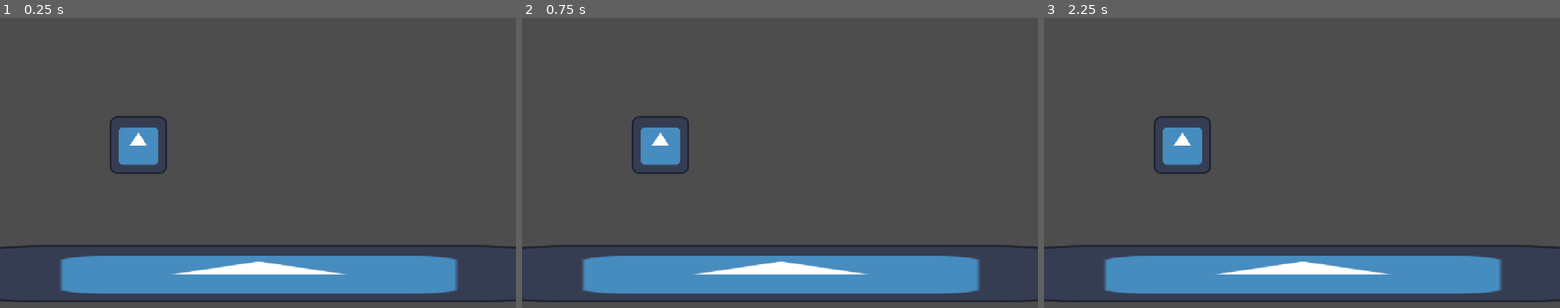
Above: before the commit, frames 1-3 (left to right).
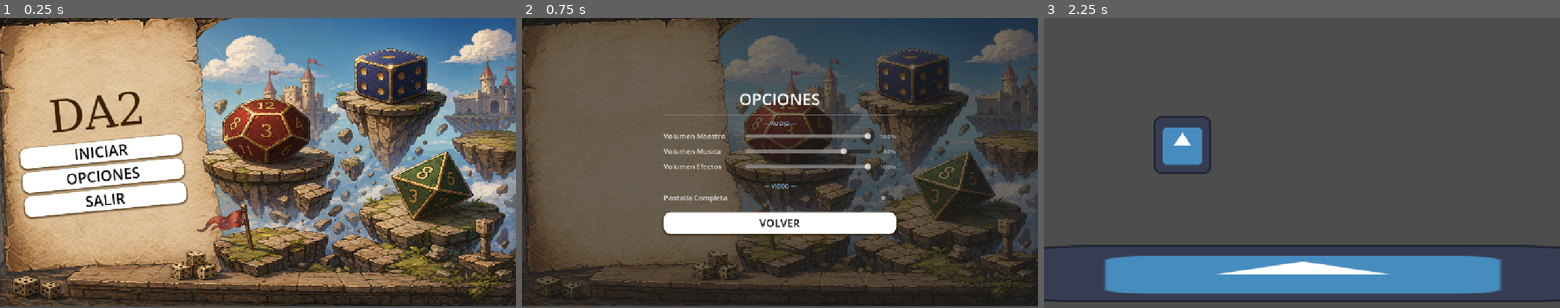
Above: after the commit, the same moments.

Repository: Pablo7776/Motores_Graficos
Game: Godot game, scene res://Escenas/menu_principal.tscn
Two runs of this game, one before a commit and one after it. Both use one fixed random seed, a clock stepped at 60 frames per second and the inputs below. Before the commit the project starts from res://juego/main.tscn. The engine's default icon, where the game draws it, is replaced by a stand-in: a white triangle on a blue panel in a dark square.
Inputs (mouse positions are in pixels of both pictures, inside the frame that each line leads up to):
- Up to frame 1 (0.25 s): no input
- Up to frame 2 (0.75 s): click (625, 174) at 0.5 s, where only the run after the commit has a clickable "OPCIONES"
- Up to frame 3 (2.25 s): click (1302, 223) at 1.25 s, where only the run after the commit has a clickable "VOLVER"; click (1147, 151) at 2 s, where only the run after the commit has a clickable "INICIAR"

The runs differ from the first frame. In frame 1, 95% of the frame differs, in the area x 0-100%, y 0-100%; in frame 2, 76%; in frame 3, nothing differs.

Commit message:
agregue el menú principal

Diff:
--- /dev/null
+++ b/da-2-zafarrancho/Escenas/MenuScripts/MusicManager.gd
@@ -0,0 +1,33 @@
+extends Node
+
+var musica : AudioStreamPlayer
+
+func _ready():
+	musica = AudioStreamPlayer.new()
+	musica.bus = "Music"
+	add_child(musica)
+
+	var stream = load("res://Recursos/MainMenu/TestMusic.mp3")
+	if stream:
+		stream.loop = true
+		musica.stream = stream
+		_apply_saved_volume()
+		musica.play()
+
+
+func _apply_saved_volume():
+	var config = ConfigFile.new()
+	if config.load("user://settings.cfg") == OK:
+		var vol = config.get_value("audio", "music", 1.0)
+		AudioServer.set_bus_volume_db(
+			AudioServer.get_bus_index("Music"),
+			linear_to_db(vol)
+		)
+
+
+func set_volume(value: float):
+	AudioServer.set_bus_volume_db(
+		AudioServer.get_bus_index("Music"),
+		linear_to_db(value)
+	)
+	AudioServer.set_bus_mute(AudioServer.get_bus_index("Music"), value <= 0.0)
--- /dev/null
+++ b/da-2-zafarrancho/Escenas/MenuScripts/control_de_audio.gd
@@ -0,0 +1,20 @@
+extends HSlider
+
+func _ready():
+	# Cargar volumen guardado
+	var config = ConfigFile.new()
+	if config.load("user://settings.cfg") == OK:
+		var vol = config.get_value("audio", "music", 1.0)
+		set_value_no_signal(vol)
+		MusicManager.set_volume(vol)
+	else:
+		set_value_no_signal(1.0)
+
+
+func _on_value_changed(value: float) -> void:
+	MusicManager.set_volume(value)
+	# Guardar preferencia
+	var config = ConfigFile.new()
+	config.load("user://settings.cfg")
+	config.set_value("audio", "music", value)
+	config.save("user://settings.cfg")
--- /dev/null
+++ b/da-2-zafarrancho/Escenas/MenuScripts/menu_principal.gd
@@ -0,0 +1,103 @@
+extends Control
+
+@onready var main_buttons    : VBoxContainer = $MainButtons
+@onready var opciones        : Panel         = $Opciones
+@onready var master_slider   : HSlider       = $Opciones/CenterContainer/VBox/RowMaster/MasterSlider
+@onready var music_slider    : HSlider       = $Opciones/CenterContainer/VBox/RowMusic/MusicSlider
+@onready var sfx_slider      : HSlider       = $Opciones/CenterContainer/VBox/RowSFX/SFXSlider
+@onready var fullscreen_check: CheckButton   = $Opciones/CenterContainer/VBox/RowFullscreen/FullscreenCheck
+@onready var label_master_val: Label         = $Opciones/CenterContainer/VBox/RowMaster/LabelMasterVal
+@onready var label_music_val : Label         = $Opciones/CenterContainer/VBox/RowMusic/LabelMusicVal
+@onready var label_sfx_val   : Label         = $Opciones/CenterContainer/VBox/RowSFX/LabelSFXVal
+
+
+func _ready():
+	main_buttons.visible = true
+	opciones.visible = false
+	_load_settings()
+
+#Botones del menú
+
+func _on_iniciar_pressed() -> void:
+	get_tree().change_scene_to_file("res://juego/main.tscn")
+
+func _on_ajustes_pressed() -> void:
+	main_buttons.visible = false
+	opciones.visible = true
+
+func _on_salir_pressed() -> void:
+	get_tree().quit()
+
+func _on_volver_pressed() -> void:
+	main_buttons.visible = true
+	opciones.visible = false
+
+
+#Sliders de audio
+
+func _on_master_slider_value_changed(value: float) -> void:
+	AudioServer.set_bus_volume_db(AudioServer.get_bus_index("Master"), linear_to_db(value))
+	label_master_val.text = str(int(value * 100)) + "%"
+	_save_settings()
+
+func _on_music_slider_value_changed(value: float) -> void:
+	MusicManager.set_volume(value)
+	label_music_val.text = str(int(value * 100)) + "%"
+	_save_settings()
+
+func _on_sfx_slider_value_changed(value: float) -> void:
+	AudioServer.set_bus_volume_db(AudioServer.get_bus_index("SFX"), linear_to_db(value))
+	label_sfx_val.text = str(int(value * 100)) + "%"
+	_save_settings()
+
+
+#Pantalla completa
+
+func _on_fullscreen_check_toggled(toggled_on: bool) -> void:
+	if toggled_on:
+		DisplayServer.window_set_mode(DisplayServer.WINDOW_MODE_FULLSCREEN)
+	else:
+		DisplayServer.window_set_mode(DisplayServer.WINDOW_MODE_WINDOWED)
+	_save_settings()
+
+
+# Guarda o carga os valores para recordarki
+
+func _save_settings():
+	var config = ConfigFile.new()
+	config.set_value("audio", "master",      master_slider.value)
+	config.set_value("audio", "music",       music_slider.value)
+	config.set_value("audio", "music_muted", music_slider.value <= 0.0)
+	config.set_value("audio", "sfx",         sfx_slider.value)
+	config.set_value("video", "fullscreen",  fullscreen_check.button_pressed)
+	config.save("user://settings.cfg")
+
+
+func _load_settings():
+	var config = ConfigFile.new()
+	var master_vol := 1.0
+	var music_vol  := 0.8
+	var sfx_vol    := 1.0
+	var fullscreen := false
+
+	if config.load("user://settings.cfg") == OK:
+		master_vol = config.get_value("audio", "master",     1.0)
+		music_vol  = config.get_value("audio", "music",      0.8)
+		sfx_vol    = config.get_value("audio", "sfx",        1.0)
+		fullscreen = config.get_value("video", "fullscreen", false)
+
+	master_slider.set_value_no_signal(master_vol)
+	music_slider.set_value_no_signal(music_vol)
+	sfx_slider.set_value_no_signal(sfx_vol)
+	fullscreen_check.set_pressed_no_signal(fullscreen)
+
+	label_master_val.text = str(int(master_vol * 100)) + "%"
+	label_music_val.text  = str(int(music_vol  * 100)) + "%"
+	label_sfx_val.text    = str(int(sfx_vol    * 100)) + "%"
+
+	AudioServer.set_bus_volume_db(AudioServer.get_bus_index("Master"), linear_to_db(master_vol))
+	MusicManager.set_volume(music_vol)
+	AudioServer.set_bus_volume_db(AudioServer.get_bus_index("SFX"),    linear_to_db(sfx_vol))
+
+	if fullscreen:
+		DisplayServer.window_set_mode(DisplayServer.WINDOW_MODE_FULLSCREEN)
--- /dev/null
+++ b/da-2-zafarrancho/Escenas/main.tscn
@@ -0,0 +1,6 @@
+[gd_scene format=3 uid="uid://i4cbgomn6rf"]
+
+[ext_resource type="Script" path="res://Scripts/main.gd" id="1_6lbni"]
+
+[node name="Main" type="Node2D" unique_id=2115022120]
+script = ExtResource("1_6lbni")
--- /dev/null
+++ b/da-2-zafarrancho/Escenas/menu_principal.tscn
@@ -0,0 +1,304 @@
+[gd_scene format=3 uid="uid://c5ddxja50ofgc"]
+
+[ext_resource type="Script" uid="uid://brsp54q2bvlyg" path="res://Escenas/MenuScripts/menu_principal.gd" id="1_ft1ng"]
+[ext_resource type="Texture2D" uid="uid://6fnv63ciaajg" path="res://Recursos/MainMenu/da2.png" id="2_qncgo"]
+
+[sub_resource type="StyleBoxTexture" id="StyleBoxTexture_gmcsc"]
+texture = ExtResource("2_qncgo")
+
+[sub_resource type="FontFile" id="FontFile_ul6ys"]
+subpixel_positioning = 0
+msdf_pixel_range = 14
+msdf_size = 128
+cache/0/variation_coordinates = {}
+cache/0/face_index = 0
+cache/0/embolden = 0.0
+cache/0/transform = Transform2D(1, 0, 0, 1, 0, 0)
+cache/0/spacing_top = 0
+cache/0/spacing_bottom = 0
+cache/0/spacing_space = 0
+cache/0/spacing_glyph = 0
+cache/0/baseline_offset = 0.0
+cache/0/16/0/ascent = 0.0
+cache/0/16/0/descent = 0.0
+cache/0/16/0/underline_position = 0.0
+cache/0/16/0/underline_thickness = 0.0
+cache/0/16/0/scale = 1.0
+cache/0/100/0/ascent = 0.0
+cache/0/100/0/descent = 0.0
+cache/0/100/0/underline_position = 0.0
+cache/0/100/0/underline_thickness = 0.0
+cache/0/100/0/scale = 1.0
+
+[sub_resource type="StyleBoxFlat" id="StyleBoxFlat_x7udj"]
+bg_color = Color(1, 1, 1, 1)
+corner_radius_top_left = 16
+corner_radius_top_right = 16
+corner_radius_bottom_right = 16
+corner_radius_bottom_left = 16
+shadow_color = Color(0.17229274, 0.10222187, 2.4065375e-08, 0.6)
+shadow_size = 5
+shadow_offset = Vector2(0, 2)
+
+[sub_resource type="StyleBoxFlat" id="StyleBoxFlat_bj1uy"]
+corner_radius_top_left = 16
+corner_radius_top_right = 16
+corner_radius_bottom_right = 16
+corner_radius_bottom_left = 16
+
+[node name="MenuPrincipal" type="Control" unique_id=37096229]
+process_mode = 1
+layout_mode = 3
+anchors_preset = 15
+anchor_right = 1.0
+anchor_bottom = 1.0
+offset_top = -5.0
+offset_bottom = -5.0
+grow_horizontal = 2
+grow_vertical = 2
+script = ExtResource("1_ft1ng")
+
+[node name="Fondo" type="Panel" parent="." unique_id=999977175]
+layout_mode = 1
+anchors_preset = 15
+anchor_right = 1.0
+anchor_bottom = 1.0
+grow_horizontal = 2
+grow_vertical = 2
+theme_override_styles/panel = SubResource("StyleBoxTexture_gmcsc")
+
+[node name="MainButtons" type="VBoxContainer" parent="." unique_id=646690541]
+layout_mode = 1
+anchors_preset = -1
+anchor_left = 0.19600001
+anchor_top = 0.45700002
+anchor_right = 0.19600001
+anchor_bottom = 0.45700002
+offset_left = -193.38858
+offset_top = -82.33693
+offset_right = 169.30406
+offset_bottom = 131.68515
+grow_vertical = 2
+rotation = -0.09599311
+theme_override_constants/separation = 8
+
+[node name="DA2" type="Label" parent="MainButtons" unique_id=1762472791]
+layout_mode = 2
+size_flags_horizontal = 4
+theme_override_colors/font_color = Color(0.23029631, 0.12182859, 0, 1)
+theme_override_fonts/font = SubResource("FontFile_ul6ys")
+theme_override_font_sizes/font_size = 100
+text = "DA2"
+
+[node name="iniciar" type="Button" parent="MainButtons" unique_id=706880976]
+layout_mode = 2
+size_flags_vertical = 3
+theme_override_colors/font_color = Color(0, 0, 0, 1)
+theme_override_colors/font_focus_color = Color(1, 1, 1, 1)
+theme_override_font_sizes/font_size = 33
+theme_override_styles/normal = SubResource("StyleBoxFlat_x7udj")
+theme_override_styles/hover = SubResource("StyleBoxFlat_bj1uy")
+text = "INICIAR"
+
+[node name="ajustes" type="Button" parent="MainButtons" unique_id=446031062]
+layout_mode = 2
+size_flags_vertical = 3
+theme_override_colors/font_color = Color(0, 0, 0, 1)
+theme_override_colors/font_focus_color = Color(1, 1, 1, 1)
+theme_override_font_sizes/font_size = 33
+theme_override_styles/normal = SubResource("StyleBoxFlat_x7udj")
+theme_override_styles/hover = SubResource("StyleBoxFlat_bj1uy")
+text = "OPCIONES"
+
+[node name="salir" type="Button" parent="MainButtons" unique_id=697513270]
+layout_mode = 2
+size_flags_vertical = 3
+theme_override_colors/font_color = Color(0, 0, 0, 1)
+theme_override_colors/font_focus_color = Color(1, 1, 1, 1)
+theme_override_font_sizes/font_size = 33
+theme_override_styles/normal = SubResource("StyleBoxFlat_x7udj")
+theme_override_styles/hover = SubResource("StyleBoxFlat_bj1uy")
+text = "SALIR"
+
+[node name="Opciones" type="Panel" parent="." unique_id=1199528575]
+visible = false
+layout_mode = 1
+anchors_preset = 15
+anchor_right = 1.0
+anchor_bottom = 1.0
+grow_horizontal = 2
+grow_vertical = 2
+
+[node name="CenterContainer" type="CenterContainer" parent="Opciones" unique_id=1991701220]
+layout_mode = 1
+anchors_preset = 15
+anchor_right = 1.0
+anchor_bottom = 1.0
+grow_horizontal = 2
+grow_vertical = 2
+
+[node name="VBox" type="VBoxContainer" parent="Opciones/CenterContainer" unique_id=269799218]
+custom_minimum_size = Vector2(520, 0)
+layout_mode = 2
+theme_override_constants/separation = 6
+
+[node name="Title" type="Label" parent="Opciones/CenterContainer/VBox" unique_id=1487482082]
+layout_mode = 2
+theme_override_colors/font_color = Color(1, 1, 1, 1)
+theme_override_font_sizes/font_size = 36
+text = "OPCIONES"
+horizontal_alignment = 1
+
+[node name="SepTop" type="HSeparator" parent="Opciones/CenterContainer/VBox" unique_id=1299234879]
+layout_mode = 2
+theme_override_constants/separation = 8
+
+[node name="LabelAudio" type="Label" parent="Opciones/CenterContainer/VBox" unique_id=671373944]
+layout_mode = 2
+theme_override_colors/font_color = Color(0.6, 0.8, 1, 1)
+theme_override_font_sizes/font_size = 13
+text = "— AUDIO —"
+horizontal_alignment = 1
+
+[node name="RowMaster" type="HBoxContainer" parent="Opciones/CenterContainer/VBox" unique_id=1292735536]
+layout_mode = 2
+theme_override_constants/separation = 12
+
+[node name="LabelMaster" type="Label" parent="Opciones/CenterContainer/VBox/RowMaster" unique_id=1174552103]
+custom_minimum_size = Vector2(170, 0)
+layout_mode = 2
+size_flags_horizontal = 0
+theme_override_colors/font_color = Color(0.9, 0.9, 0.9, 1)
+theme_override_font_sizes/font_size = 16
+text = "Volumen Maestro"
+vertical_alignment = 1
+
+[node name="MasterSlider" type="HSlider" parent="Opciones/CenterContainer/VBox/RowMaster" unique_id=1718313878]
+custom_minimum_size = Vector2(0, 28)
+layout_mode = 2
+size_flags_horizontal = 3
+max_value = 1.0
+step = 0.01
+value = 1.0
+
+[node name="LabelMasterVal" type="Label" parent="Opciones/CenterContainer/VBox/RowMaster" unique_id=2070231808]
+custom_minimum_size = Vector2(44, 0)
+layout_mode = 2
+size_flags_horizontal = 0
+theme_override_colors/font_color = Color(0.7, 0.7, 0.7, 1)
+theme_override_font_sizes/font_size = 14
+text = "100%"
+horizontal_alignment = 2
+vertical_alignment = 1
+
+[node name="RowMusic" type="HBoxContainer" parent="Opciones/CenterContainer/VBox" unique_id=397344767]
+layout_mode = 2
+theme_override_constants/separation = 12
+
+[node name="LabelMusic" type="Label" parent="Opciones/CenterContainer/VBox/RowMusic" unique_id=472885024]
+custom_minimum_size = Vector2(170, 0)
+layout_mode = 2
+size_flags_horizontal = 0
+theme_override_colors/font_color = Color(0.9, 0.9, 0.9, 1)
+theme_override_font_sizes/font_size = 16
+text = "Volumen Musica"
+vertical_alignment = 1
+
+[node name="MusicSlider" type="HSlider" parent="Opciones/CenterContainer/VBox/RowMusic" unique_id=526983891]
+custom_minimum_size = Vector2(0, 28)
+layout_mode = 2
+size_flags_horizontal = 3
+max_value = 1.0
+step = 0.01
+value = 0.8
+
+[node name="LabelMusicVal" type="Label" parent="Opciones/CenterContainer/VBox/RowMusic" unique_id=162688926]
+custom_minimum_size = Vector2(44, 0)
+layout_mode = 2
+size_flags_horizontal = 0
+theme_override_colors/font_color = Color(0.7, 0.7, 0.7, 1)
+theme_override_font_sizes/font_size = 14
+text = "80%"
+horizontal_alignment = 2
+vertical_alignment = 1
+
+[node name="RowSFX" type="HBoxContainer" parent="Opciones/CenterContainer/VBox" unique_id=2077824337]
+layout_mode = 2
+theme_override_constants/separation = 12
+
+[node name="LabelSFX" type="Label" parent="Opciones/CenterContainer/VBox/RowSFX" unique_id=1702272805]
+custom_minimum_size = Vector2(170, 0)
+layout_mode = 2
+size_flags_horizontal = 0
+theme_override_colors/font_color = Color(0.9, 0.9, 0.9, 1)
+theme_override_font_sizes/font_size = 16
+text = "Volumen Efectos"
+vertical_alignment = 1
+
+[node name="SFXSlider" type="HSlider" parent="Opciones/CenterContainer/VBox/RowSFX" unique_id=1138492400]
+custom_minimum_size = Vector2(0, 28)
+layout_mode = 2
+size_flags_horizontal = 3
+max_value = 1.0
+step = 0.01
+value = 1.0
+
+[node name="LabelSFXVal" type="Label" parent="Opciones/CenterContainer/VBox/RowSFX" unique_id=1342628786]
+custom_minimum_size = Vector2(44, 0)
+layout_mode = 2
+size_flags_horizontal = 0
+theme_override_colors/font_color = Color(0.7, 0.7, 0.7, 1)
+theme_override_font_sizes/font_size = 14
+text = "100%"
+horizontal_alignment = 2
+vertical_alignment = 1
+
+[node name="SepMid" type="HSeparator" parent="Opciones/CenterContainer/VBox" unique_id=1353761240]
+layout_mode = 2
+theme_override_constants/separation = 8
+
+[node name="LabelVideo" type="Label" parent="Opciones/CenterContainer/VBox" unique_id=229710019]
+layout_mode = 2
+theme_override_colors/font_color = Color(0.6, 0.8, 1, 1)
+theme_override_font_sizes/font_size = 13
+text = "— VIDEO —"
+horizontal_alignment = 1
+
+[node name="RowFullscreen" type="HBoxContainer" parent="Opciones/CenterContainer/VBox" unique_id=142496434]
+layout_mode = 2
+theme_override_constants/separation = 12
+
+[node name="LabelFullscreen" type="Label" parent="Opciones/CenterContainer/VBox/RowFullscreen" unique_id=1018801311]
+layout_mode = 2
+size_flags_horizontal = 3
+theme_override_colors/font_color = Color(0.9, 0.9, 0.9, 1)
+theme_override_font_sizes/font_size = 16
+text = "Pantalla Completa"
+vertical_alignment = 1
+
+[node name="FullscreenCheck" type="CheckButton" parent="Opciones/CenterContainer/VBox/RowFullscreen" unique_id=1363749087]
+layout_mode = 2
+size_flags_horizontal = 0
+
+[node name="SepBot" type="HSeparator" parent="Opciones/CenterContainer/VBox" unique_id=558053045]
+layout_mode = 2
+theme_override_constants/separation = 8
+
+[node name="volver" type="Button" parent="Opciones/CenterContainer/VBox" unique_id=1474413567]
+custom_minimum_size = Vector2(0, 48)
+layout_mode = 2
+theme_override_colors/font_color = Color(0, 0, 0, 1)
+theme_override_colors/font_focus_color = Color(1, 1, 1, 1)
+theme_override_font_sizes/font_size = 24
+theme_override_styles/normal = SubResource("StyleBoxFlat_x7udj")
+theme_override_styles/hover = SubResource("StyleBoxFlat_bj1uy")
+text = "VOLVER"
+
+[connection signal="pressed" from="MainButtons/iniciar" to="." method="_on_iniciar_pressed"]
+[connection signal="pressed" from="MainButtons/ajustes" to="." method="_on_ajustes_pressed"]
+[connection signal="pressed" from="MainButtons/salir" to="." method="_on_salir_pressed"]
+[connection signal="value_changed" from="Opciones/CenterContainer/VBox/RowMaster/MasterSlider" to="." method="_on_master_slider_value_changed"]
+[connection signal="value_changed" from="Opciones/CenterContainer/VBox/RowMusic/MusicSlider" to="." method="_on_music_slider_value_changed"]
+[connection signal="value_changed" from="Opciones/CenterContainer/VBox/RowSFX/SFXSlider" to="." method="_on_sfx_slider_value_changed"]
+[connection signal="toggled" from="Opciones/CenterContainer/VBox/RowFullscreen/FullscreenCheck" to="." method="_on_fullscreen_check_toggled"]
+[connection signal="pressed" from="Opciones/CenterContainer/VBox/volver" to="." method="_on_volver_pressed"]
--- /dev/null
+++ b/da-2-zafarrancho/Recursos/MainMenu/Music.tres
@@ -0,0 +1,9 @@
+[gd_resource type="AudioBusLayout" format=3 uid="uid://bf2rjof7f5mux"]
+
+[resource]
+bus/1/name = &"Music"
+bus/1/solo = false
+bus/1/mute = false
+bus/1/bypass_fx = false
+bus/1/volume_db = 0.0
+bus/1/send = &"Master"
--- /dev/null
+++ b/da-2-zafarrancho/default_bus_layout.tres
@@ -0,0 +1,15 @@
+[gd_resource type="AudioBusLayout" format=3 uid="uid://bwq78fhnu4mna"]
+
+[resource]
+bus/1/name = &"Music"
+bus/1/solo = false
+bus/1/mute = false
+bus/1/bypass_fx = false
+bus/1/volume_db = 0.0
+bus/1/send = &"Master"
+bus/2/name = &"SFX"
+bus/2/solo = false
+bus/2/mute = false
+bus/2/bypass_fx = false
+bus/2/volume_db = 0.0
+bus/2/send = &"Master"
--- a/da-2-zafarrancho/project.godot
+++ b/da-2-zafarrancho/project.godot
@@ -11,9 +11,17 @@
 [application]
 
 config/name="Da2_zafarrancho"
-run/main_scene="uid://31btwctqt2r4"
+run/main_scene="uid://c5ddxja50ofgc"
 config/features=PackedStringArray("4.6", "GL Compatibility")
 config/icon="res://icon.svg"
+
+[audio]
+
+buses/default_bus_layout="uid://bwq78fhnu4mna"
+
+[autoload]
+
+MusicManager="*uid://dt3e6wkui2x4f"
 
 [display]
 
Not shown, added: da-2-zafarrancho/Escenas/MenuScripts/MusicManager.gd.uid
Not shown, added: da-2-zafarrancho/Escenas/MenuScripts/control_de_audio.gd.uid
Not shown, added: da-2-zafarrancho/Escenas/MenuScripts/menu_principal.gd.uid
Not shown, added: da-2-zafarrancho/Recursos/MainMenu/TestMusic.mp3.import
Binary file added: da-2-zafarrancho/Recursos/MainMenu/da2.png
Not shown, added: da-2-zafarrancho/Recursos/MainMenu/da2.png.import
Not shown, added: da-2-zafarrancho/Recursos/MainMenu/descarga (17).png.import
Not shown, added: da-2-zafarrancho/Recursos/MainMenu/TestMusic.mp3
